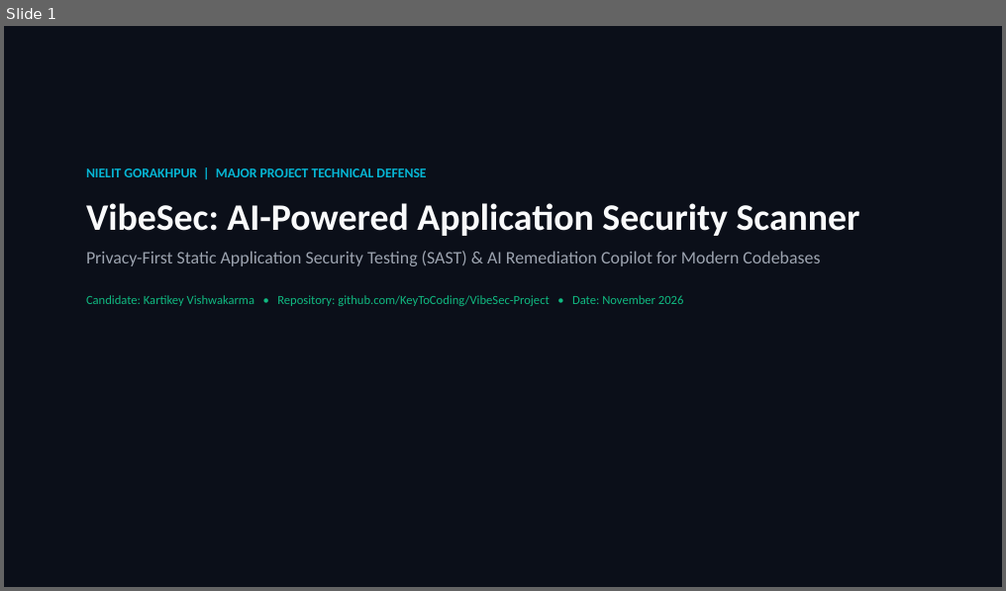
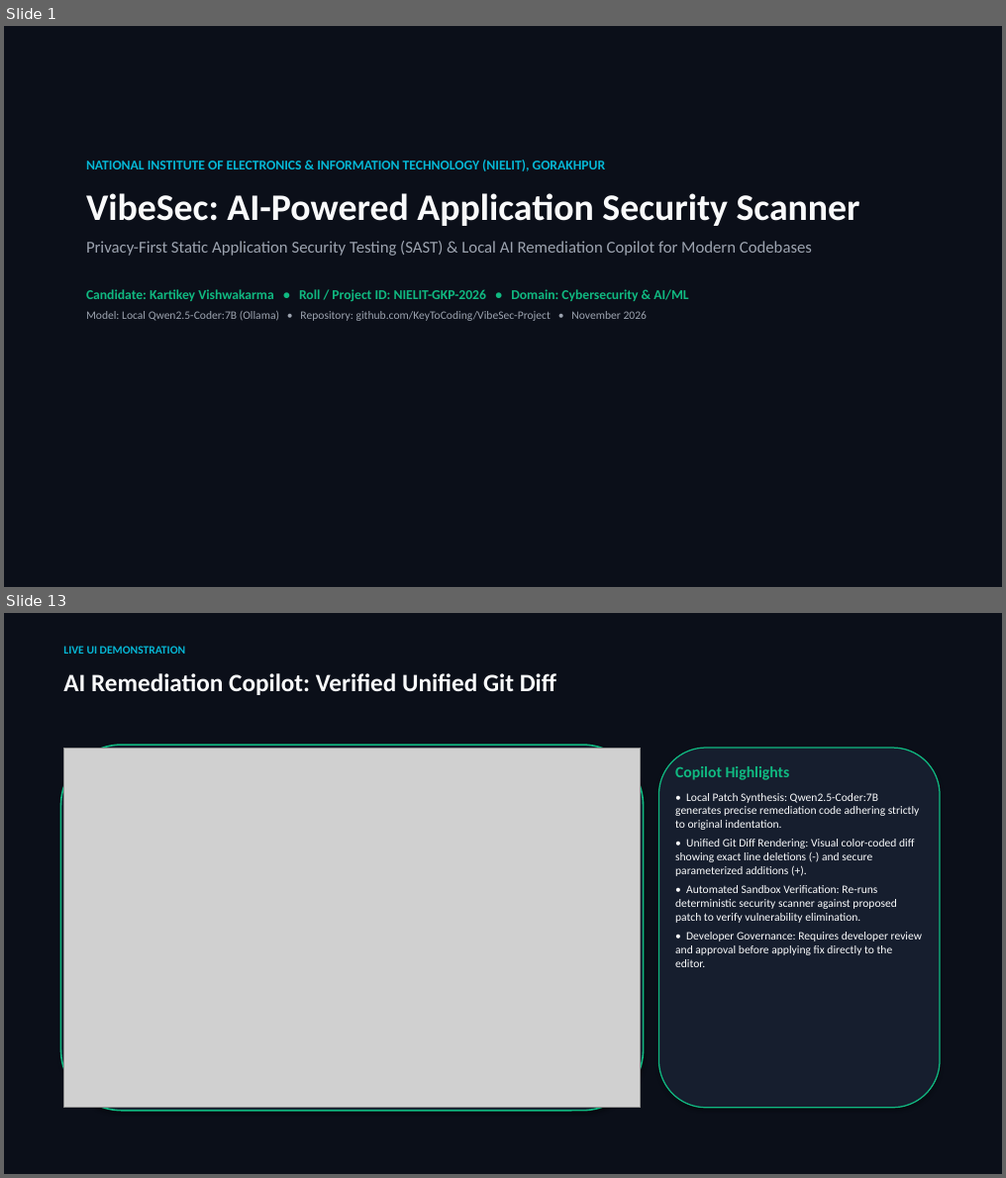
Before and after one commit to KeyToCoding/VibeSec-Project, a slide deck: docs/VibeSec_Final_Project_Presentation.pptx. Shown one above the other, each under a label of ours: slide 1 before the commit, slides 1 and 13 after it; the slides between them are not shown. The pictures are 1006x591 and 1006x1178 pixels, drawn with LibreOffice and Linux fonts; fonts in the diff are those of the drawing; grey boxes stand for pictures. Boxes give left, top, right and bottom in pixels: in the first picture for what was removed or moved away, otherwise in the second. Text is boxed around its words. In the diff, an @@ line names an element or a change of style, - is before the commit and + after.

```diff
--- a/docs/VibeSec_Final_Project_Presentation.pptx
+++ b/docs/VibeSec_Final_Project_Presentation.pptx
@@ slide 13 added at [4,613,1002,1174], background #FFFFFF @@
@@ rectangle added at [4,613,1002,1174], fill #0B0F19 @@
@@ text added at [63,646,185,654], 11 pt, text #06B6D4, bold @@
+LIVE UI DEMONSTRATION
@@ text added at [63,673,556,695], 24 pt, text #F9FAFB, bold @@
+AI Remediation Copilot: Verified Unified Git Diff
@@ rounded rectangle added at [60,745,644,1111], fill #161E2E, outline #10B981 1.5 pt @@
@@ picture added at [63,748,641,1108] @@
@@ rounded rectangle added at [659,748,940,1108], fill #161E2E, outline #10B981 1.2 pt @@
@@ text added at [675,766,922,967], 11 pt, text #F9FAFB @@
+Copilot Highlights
+• Local Patch Synthesis: Qwen2.5-Coder:7B generates precise remediation code adhering strictly to original indentation.
+• Unified Git Diff Rendering: Visual color-coded diff showing exact line deletions (-) and secure parameterized additions (+).
+• Automated Sandbox Verification: Re-runs deterministic security scanner against proposed patch to verify vulnerability elimination.
+• Developer Governance: Requires developer review and approval before applying fix directly to the editor.
@@ slide 1 changed as well @@
@@ text "NATIONAL INSTITUTE OF ELECTRONICS & ...": place and size @@
-text "NATIONAL INSTITUTE OF ELECTRONICS & ..." at [86,169,860,306]
+text "NATIONAL INSTITUTE OF ELECTRONICS & ..." at [86,160,860,321]
@@ text at [86,160,606,172]: text changed @@
-NIELIT GORAKHPUR | MAJOR PROJECT TECHNICAL DEFENSE
+NATIONAL INSTITUTE OF ELECTRONICS & INFORMATION TECHNOLOGY (NIELIT), GORAKHPUR
@@ text at [86,241,812,321]: text changed; size 12 to 11 pt; text colour #10B981 to #9CA3AF @@
-Privacy-First Static Application Security Testing (SAST) & AI Remediation Copilot for Modern Codebases
-Candidate: Kartikey Vishwakarma • Repository: github.com/KeyToCoding/VibeSec-Project • Date: November 2026
+Privacy-First Static Application Security Testing (SAST) & Local AI Remediation Copilot for Modern Codebases
+Candidate: Kartikey Vishwakarma • Roll / Project ID: NIELIT-GKP-2026 • Domain: Cybersecurity & AI/ML
+Model: Local Qwen2.5-Coder:7B (Ollama) • Repository: github.com/KeyToCoding/VibeSec-Project • November 2026
```
Also in this commit, not shown: 3 other slides changed, 13 other slides added, 11 slides removed, 34 other files.
